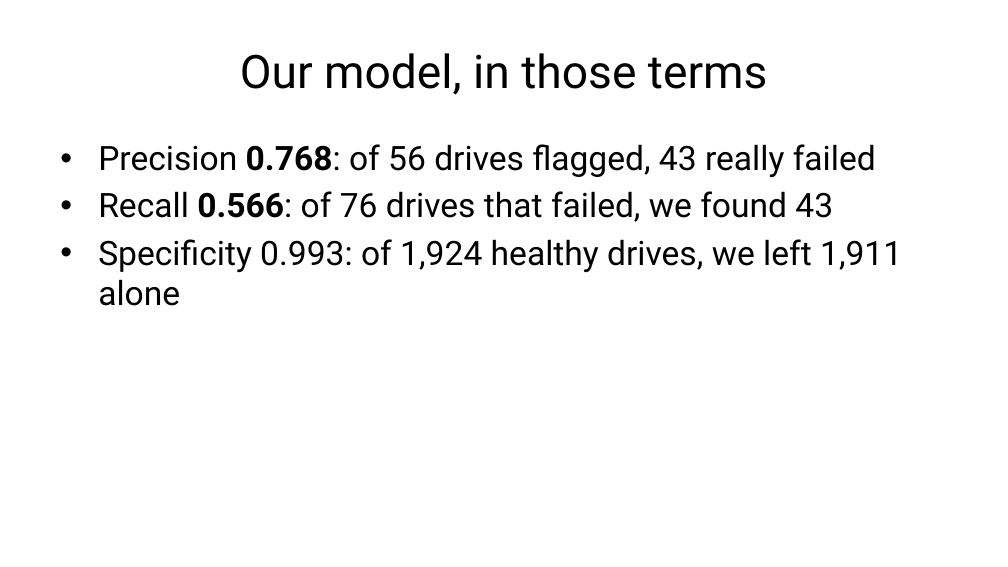
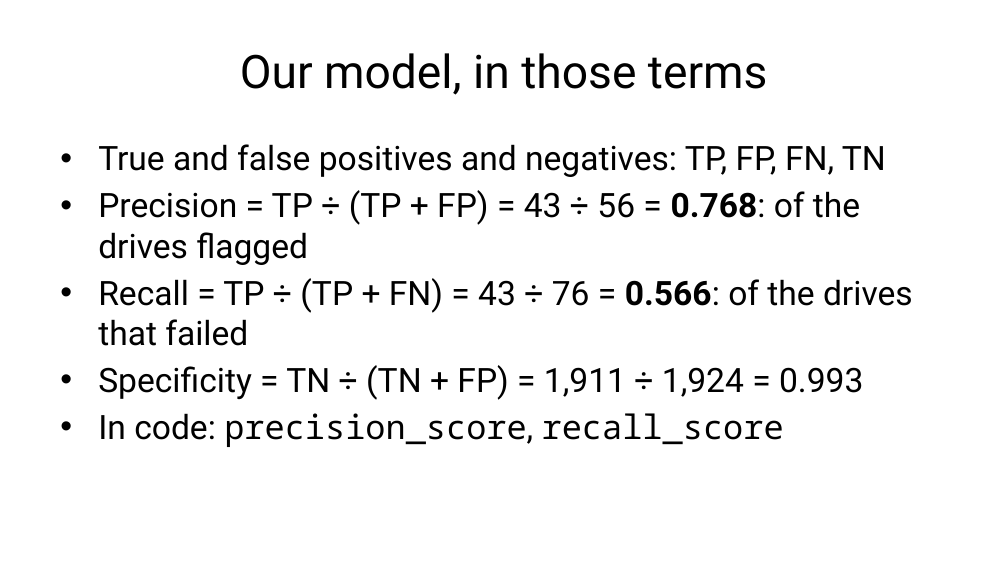
Before and after one commit to fabioantonini/technologies-for-artificial-intelligence, a slide deck: slide 27 of Lessons/04_classification_and_metrics/Slides/classification_and_metrics_slides.pptx. Drawn at 1008x567 pixels with LibreOffice and Linux fonts; fonts in the diff are those of the drawing; background and template pictures are left out. Boxes give left, top, right and bottom in pixels: in the first picture for what was removed or moved away, otherwise in the second. Text is boxed around its words. In the diff, an @@ line names an element or a change of style, - is before the commit and + after.

```diff
--- a/Lessons/04_classification_and_metrics/Slides/classification_and_metrics_slides.pptx
+++ b/Lessons/04_classification_and_metrics/Slides/classification_and_metrics_slides.pptx
@@ text at [98, 144, 913, 447]: text changed @@
-• Precision 0.768: of 56 drives flagged, 43 really failed
-• Recall 0.566: of 76 drives that failed, we found 43
-• Specificity 0.993: of 1,924 healthy drives, we left 1,911 alone
+• True and false positives and negatives: TP, FP, FN, TN
+• Precision = TP ÷ (TP + FP) = 43 ÷ 56 = 0.768: of the drives flagged
+• Recall = TP ÷ (TP + FN) = 43 ÷ 76 = 0.566: of the drives that failed
+• Specificity = TN ÷ (TN + FP) = 1,911 ÷ 1,924 = 0.993
+• In code: precision_score, recall_score
```
Also in this commit, not shown: 11 other slides changed, 1 slide added, 1 slide removed, 4 other files.
